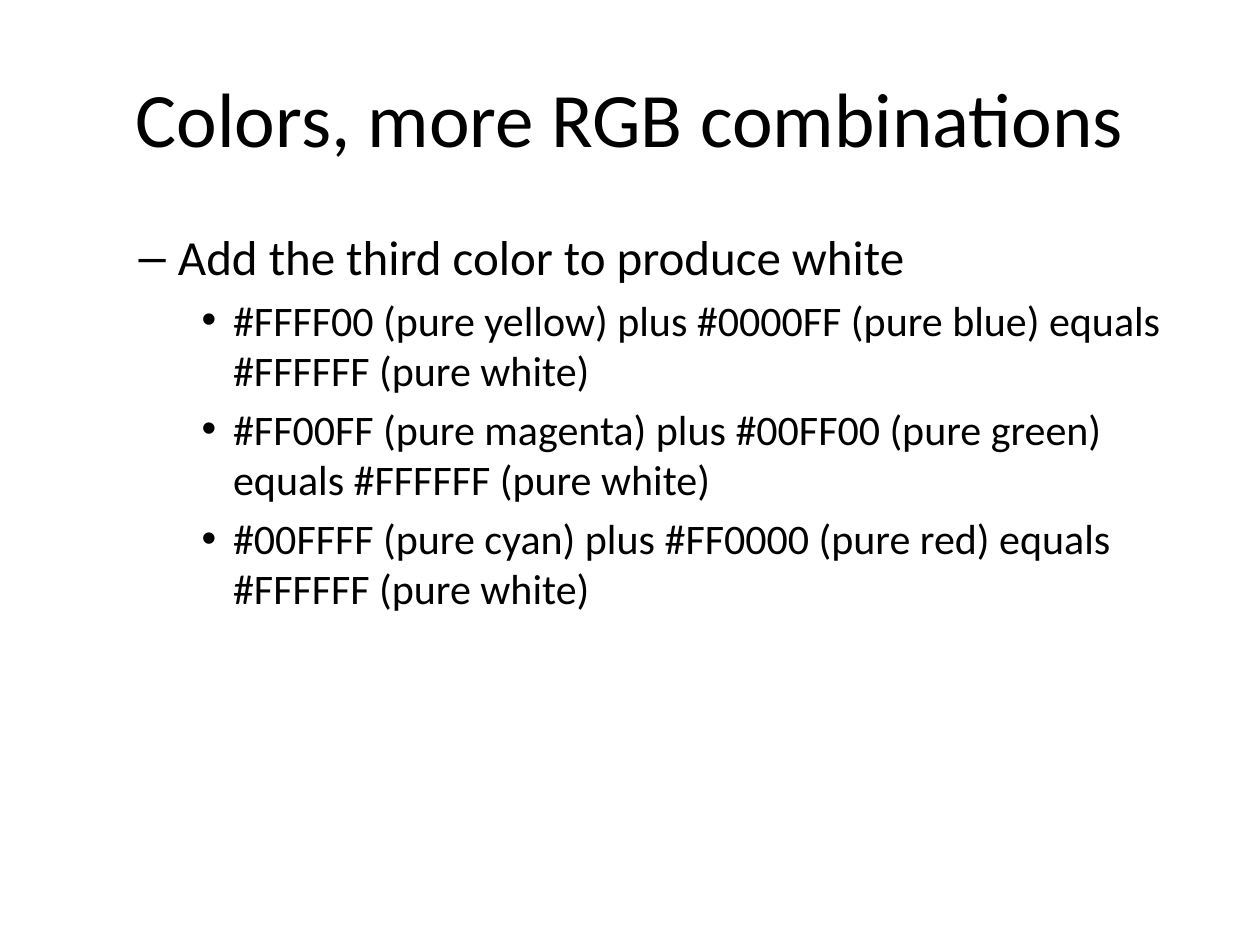
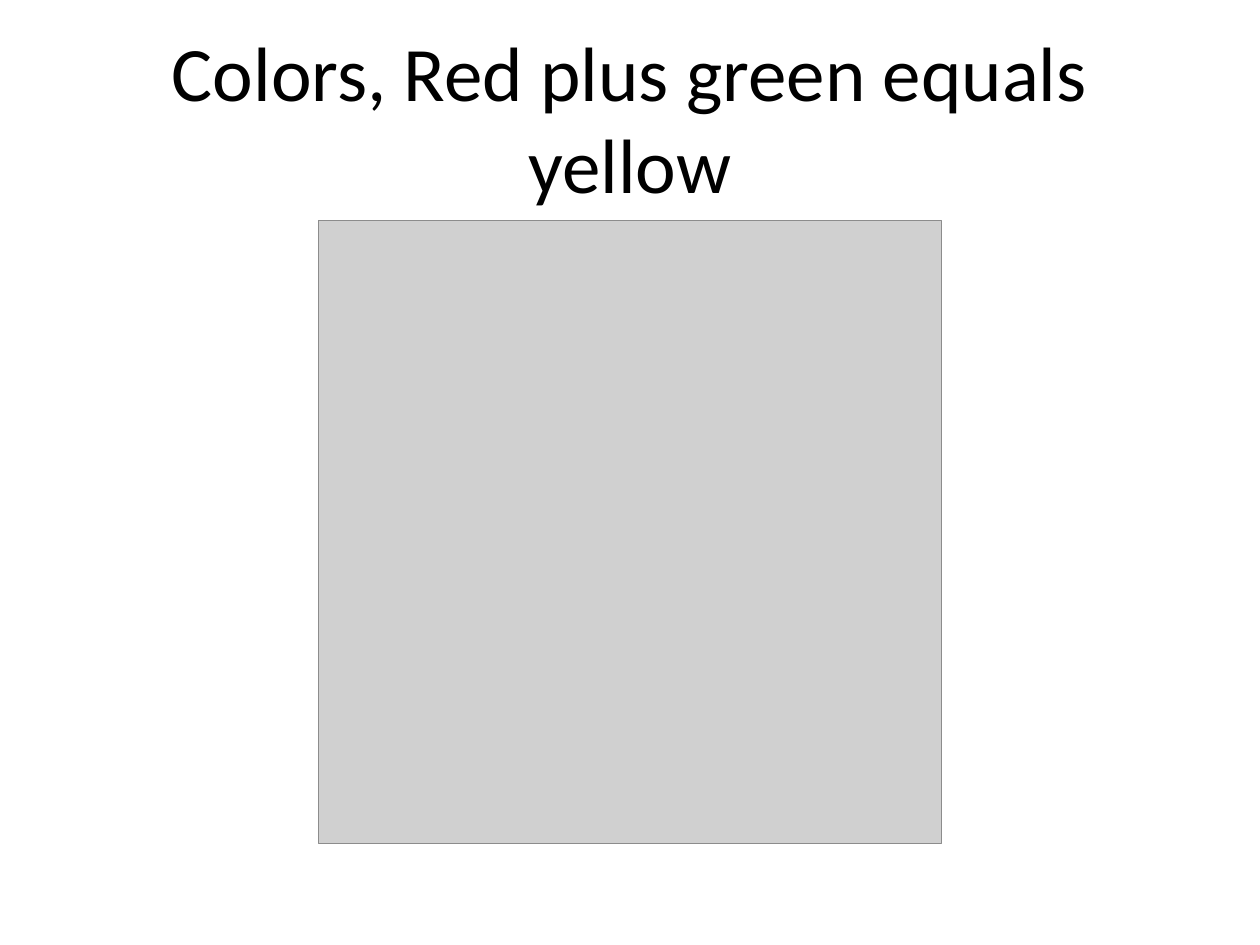
Before and after one commit to pmean/data-visualization, a slide deck: slide 7 of data-viz-02/component/tutorial-colors.pptx (slide 8 before the commit). Drawn at 1260x945 pixels with LibreOffice and Linux fonts; fonts in the diff are those of the drawing; grey boxes stand for pictures. Boxes give left, top, right and bottom in pixels: in the first picture for what was removed or moved away, otherwise in the second. Text is boxed around its words. In the diff, an @@ line names an element or a change of style, - is before the commit and + after.

Commit message:
Additions of various rgb combinations.

```diff
--- a/data-viz-02/component/tutorial-colors.pptx
+++ b/data-viz-02/component/tutorial-colors.pptx
@@ title at box(172, 47, 1087, 206): text changed @@
-Colors, more RGB combinations
+Colors, Red plus green equals yellow
@@ picture added at box(319, 220, 941, 843) @@
@@ text removed at box(178, 241, 1160, 611) @@
-  – Add the third color to produce white
-    • #FFFF00 (pure yellow) plus #0000FF (pure blue) equals #FFFFFF (pure white)
-    • #FF00FF (pure magenta) plus #00FF00 (pure green) equals #FFFFFF (pure white)
-    • #00FFFF (pure cyan) plus #FF0000 (pure red) equals #FFFFFF (pure white)
```
Also in this commit, not shown: 1 other slide changed, 4 slides added, 15 other files.
